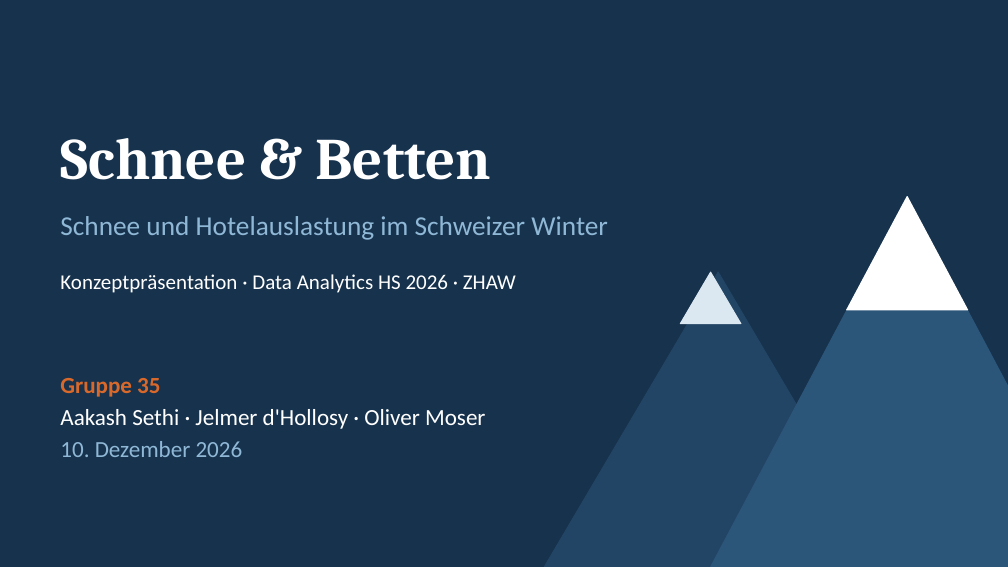
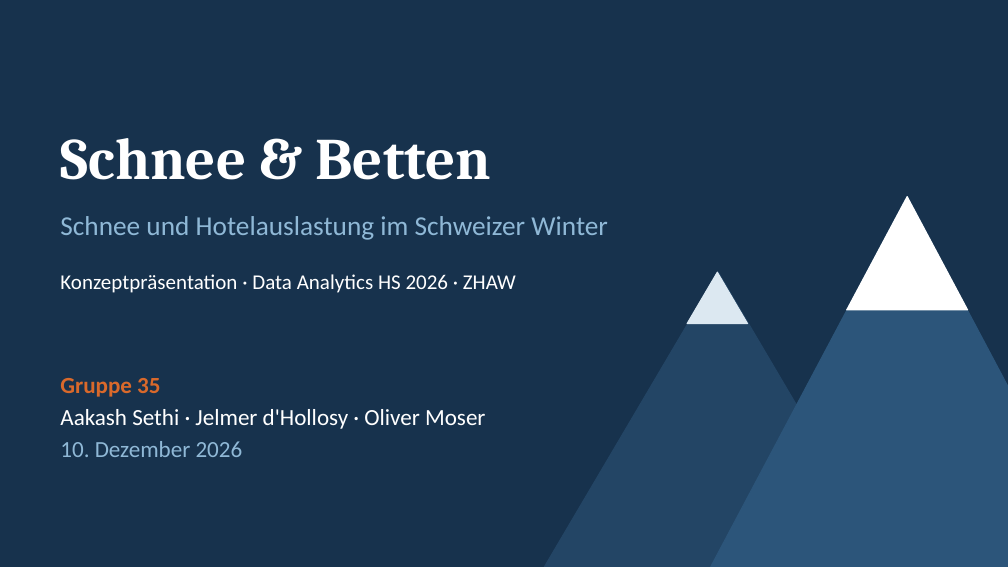
Before and after one commit to aakset/wintertourismus-schnee, a slide deck: slide 1 of presentation/konzept_group_35.pptx. Drawn at 1008x567 pixels with LibreOffice and Linux fonts; fonts in the diff are those of the drawing. Boxes give left, top, right and bottom in pixels: in the first picture for what was removed or moved away, otherwise in the second. Text is boxed around its words. In the diff, an @@ line names an element or a change of style, - is before the commit and + after.

```diff
--- a/presentation/konzept_group_35.pptx
+++ b/presentation/konzept_group_35.pptx
@@ triangle moved from (x1=681, y1=272, x2=741, y2=324) to (x1=687, y1=272, x2=748, y2=324) @@
```
Also in this commit, not shown: 3 other slides changed, 1 other file.
